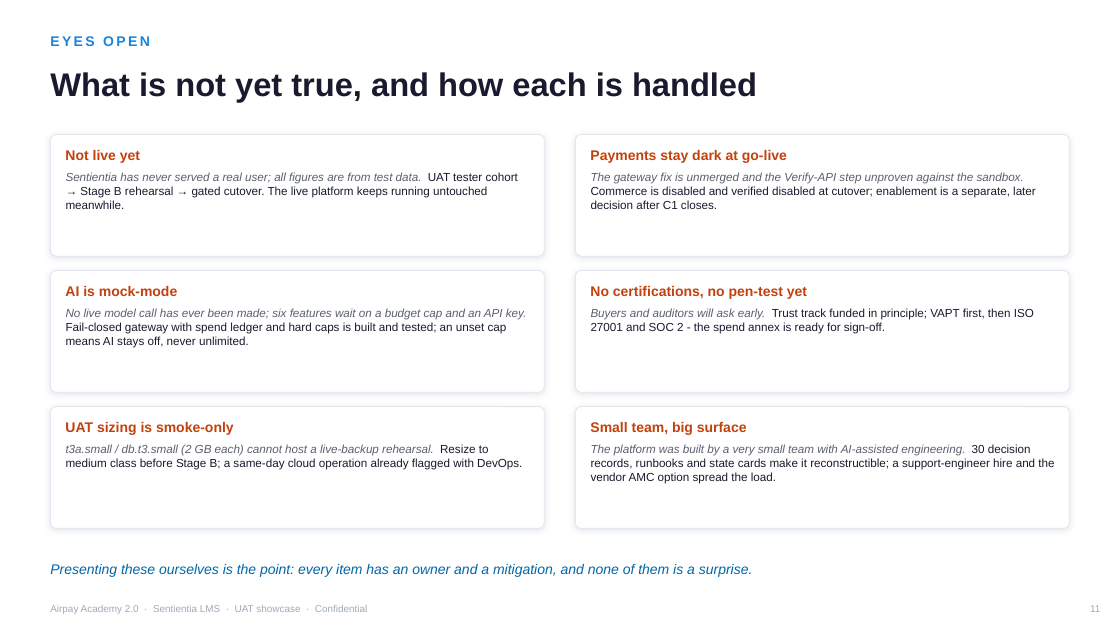
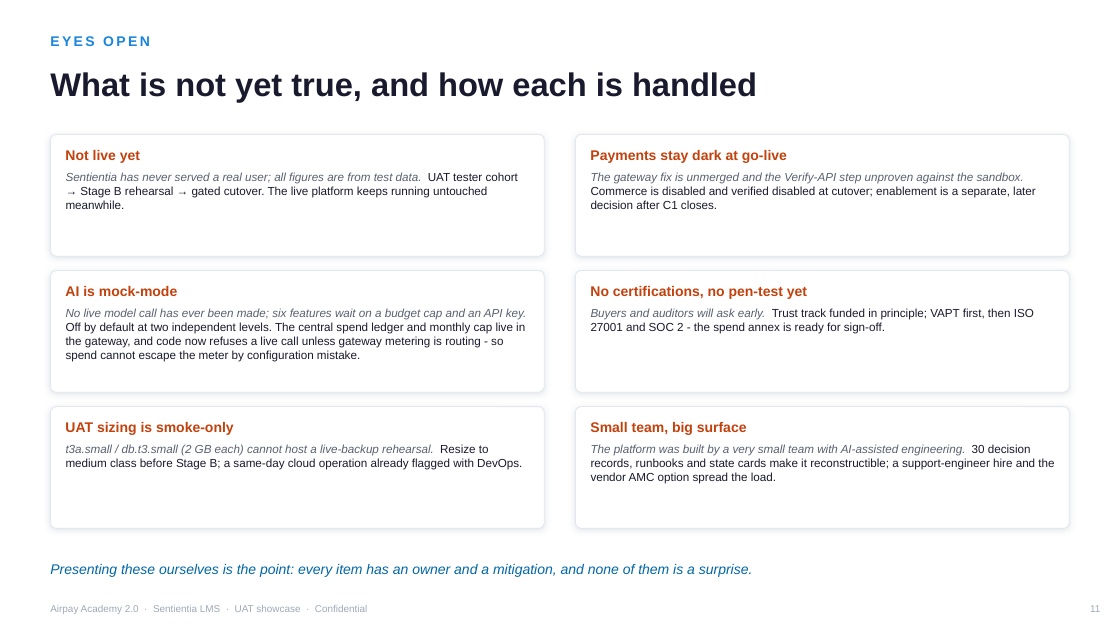
Before and after one commit to nitin-rajput-learning-tech/Airpay-Academy2.0, a slide deck: slide 11 of moodle-enhancement/docs/business/AIRPAY-ACADEMY-2.0-UAT-SHOWCASE-DECK-2026-09-21.pptx. Drawn at 1120x630 pixels with LibreOffice and Linux fonts; fonts in the diff are those of the drawing. Boxes give left, top, right and bottom in pixels: in the first picture for what was removed or moved away, otherwise in the second. Text is boxed around its words. In the diff, an @@ line names an element or a change of style, - is before the commit and + after.

```diff
--- a/moodle-enhancement/docs/business/AIRPAY-ACADEMY-2.0-UAT-SHOWCASE-DECK-2026-09-21.pptx
+++ b/moodle-enhancement/docs/business/AIRPAY-ACADEMY-2.0-UAT-SHOWCASE-DECK-2026-09-21.pptx
@@ text at [66,308,526,362]: text changed @@
-No live model call has ever been made; six features wait on a budget cap and an API key. Fail-closed gateway with spend ledger and hard caps is built and tested; an unset cap means AI stays off, never unlimited.
+No live model call has ever been made; six features wait on a budget cap and an API key. Off by default at two independent levels. The central spend ledger and monthly cap live in the gateway, and code now refuses a live call unless gateway metering is routing - so spend cannot escape the meter by configuration mistake.
```
Also in this commit, not shown: 9 other files.
